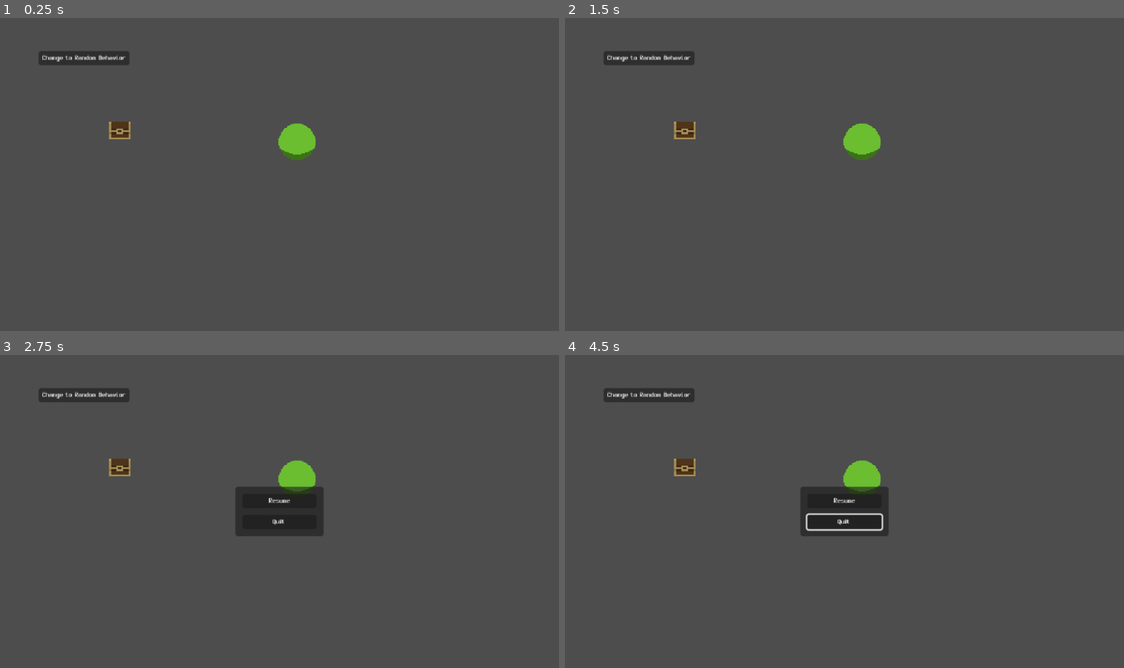
Above: before the commit, frames 1-4 (two rows, left to right).
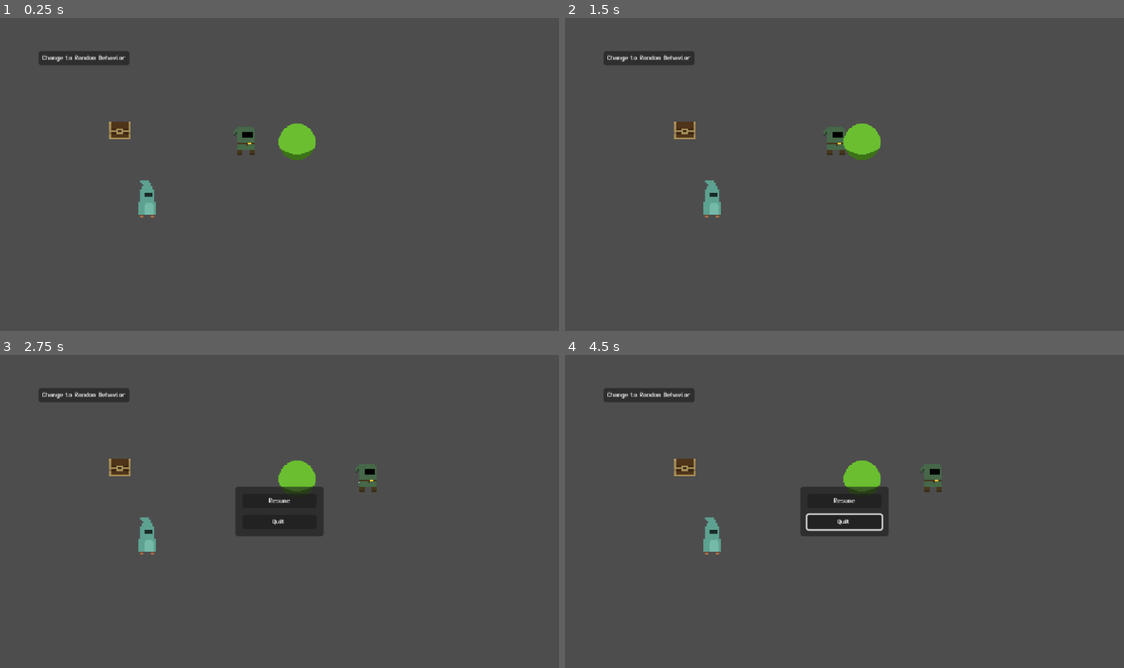
Above: after the commit, the same moments.

Repository: refrka/123Rpg
Game: Godot game, scene res://game_root.tscn
Two runs of this game, one before a commit and one after it. Both use one fixed random seed, a clock stepped at 60 frames per second and the inputs below.
Inputs (mouse positions are in pixels of both pictures, inside the frame that each line leads up to):
- Up to frame 1 (0.25 s): no input
- Up to frame 2 (1.5 s): click "Change to Random Behavior" at 0.5 s; tap Enter at 1.25 s; move the mouse to (967, 158) at 1.27 s; press the mouse at (967, 158) at 1.28 s; hold D (move_right) from 1.28 s (still down)
- Up to frame 3 (2.75 s): move the mouse to (167, 527) at 2.02 s; release D (move_right) at 2.03 s; release the mouse at (167, 527) at 2.03 s; hold Escape (back) from 2.03 s (still down); click (167, 527) at 2.1 s
- Up to frame 4 (4.5 s): release Escape (back) at 2.75 s; click "Resume" at 2.75 s; tap Space at 3.5 s; move the mouse to (900, 442) at 3.52 s; hold D (move_right) 3.53-4.28 s; hold E (interact) 3.53-4.28 s; click (900, 442) at 3.8 s; tap Enter at 4.25 s; move the mouse to (816, 574) at 4.27 s; hold W (move_up) from 4.28 s (still down); tap Tab (profile) at 4.35 s

The runs differ from the first frame. In frame 1, 0.5% of the frame differs, in the area x 24-46%, y 34-64%; in frame 2, 0.5%; in frame 3, 0.5%, in the area x 24-68%, y 34-64%; in frame 4, 0.5%.
Error in both runs: Attempt to call function 'get_component' in base 'null instance' on a null instance. (res://area_trigger_2.gd:43)

Commit message:
Fixing Ysort

Diff:
--- a/entity/character_node.tscn
+++ b/entity/character_node.tscn
@@ -85,7 +85,7 @@
 tracks/5/type = "value"
 tracks/5/imported = false
 tracks/5/enabled = true
-tracks/5/path = NodePath("../../../CenterMarker/CombatOrigin/CombatSpriteRemote:position")
+tracks/5/path = NodePath("../../BodyVisualRoot/CenterMarker/CombatOrigin/CombatSpriteRemote:position")
 tracks/5/interp = 1
 tracks/5/loop_wrap = true
 tracks/5/keys = {
@@ -169,14 +169,14 @@
 tracks/5/type = "value"
 tracks/5/imported = false
 tracks/5/enabled = true
-tracks/5/path = NodePath("../../../CenterMarker/CombatOrigin/CombatSpriteRemote:position")
+tracks/5/path = NodePath("../../BodyVisualRoot/CenterMarker/CombatOrigin/CombatSpriteRemote:position")
 tracks/5/interp = 1
 tracks/5/loop_wrap = true
 tracks/5/keys = {
-"times": PackedFloat32Array(0),
+"times": PackedFloat32Array(-0.00031610715),
 "transitions": PackedFloat32Array(1),
 "update": 0,
-"values": [Vector2(12, 0)]
+"values": [Vector2(14, 0)]
 }
 tracks/6/type = "value"
 tracks/6/imported = false
@@ -222,11 +222,18 @@
 
 [node name="BodySprite" type="Sprite2D" parent="VisualRoot/BodyVisualRoot" unique_id=302384902]
 
+[node name="CenterMarker" type="Marker2D" parent="VisualRoot/BodyVisualRoot" unique_id=1102797740]
+
+[node name="CombatOrigin" type="Node2D" parent="VisualRoot/BodyVisualRoot/CenterMarker" unique_id=469163336]
+
+[node name="CombatSpriteRemote" type="RemoteTransform2D" parent="VisualRoot/BodyVisualRoot/CenterMarker/CombatOrigin" unique_id=398266469]
+remote_path = NodePath("../../../../CombatVisualRoot/CombatSprite")
+
 [node name="CombatVisualRoot" type="Node2D" parent="VisualRoot" unique_id=1666789074]
 
 [node name="CombatSprite" type="Sprite2D" parent="VisualRoot/CombatVisualRoot" unique_id=1245738592]
 visible = false
-position = Vector2(12, 0)
+position = Vector2(14, 0)
 
 [node name="CombatHitbox" parent="VisualRoot/CombatVisualRoot/CombatSprite" unique_id=1741834420 instance=ExtResource("2_0rdkl")]
 
@@ -263,13 +270,6 @@
 [node name="CollisionShape2D" type="CollisionShape2D" parent="InteractionSensor" unique_id=1415403427]
 debug_color = Color(0.79, 0.42133337, 0, 0.019607844)
 
-[node name="CenterMarker" type="Marker2D" parent="." unique_id=1102797740]
-
-[node name="CombatOrigin" type="Node2D" parent="CenterMarker" unique_id=469163336]
-
-[node name="CombatSpriteRemote" type="RemoteTransform2D" parent="CenterMarker/CombatOrigin" unique_id=398266469]
-remote_path = NodePath("../../../VisualRoot/CombatVisualRoot/CombatSprite")
-
 [node name="NavigationAgent2D" type="NavigationAgent2D" parent="." unique_id=220968712]
 
 [node name="ComponentRoot" type="Node" parent="." unique_id=1298652872]
@@ -282,7 +282,7 @@
 
 [node name="CombatComponent" type="Node" parent="ComponentRoot" unique_id=320259048 node_paths=PackedStringArray("combat_origin")]
 script = ExtResource("7_22lai")
-combat_origin = NodePath("../../CenterMarker/CombatOrigin")
+combat_origin = NodePath("../../VisualRoot/BodyVisualRoot/CenterMarker/CombatOrigin")
 
 [node name="HealthComponent" type="Node" parent="ComponentRoot" unique_id=29735072]
 script = ExtResource("8_8mhx1")
--- a/entity/objects/containers/small_chest.tscn
+++ b/entity/objects/containers/small_chest.tscn
@@ -76,6 +76,7 @@
 offset_right = 20.0
 grow_horizontal = 2
 grow_vertical = 0
+mouse_filter = 2
 
 [node name="ProgressBar" type="ProgressBar" parent="Control" index="0" unique_id=374359471]
 custom_minimum_size = Vector2(40, 0)
--- a/entity/objects/resources/resource_bush.tscn
+++ b/entity/objects/resources/resource_bush.tscn
@@ -63,6 +63,7 @@
 offset_right = 20.0
 grow_horizontal = 2
 grow_vertical = 0
+mouse_filter = 2
 
 [node name="ProgressBar" type="ProgressBar" parent="Control" index="0" unique_id=1735431074]
 custom_minimum_size = Vector2(40, 0)
--- a/location/location.tscn
+++ b/location/location.tscn
@@ -3,6 +3,7 @@
 [ext_resource type="Script" uid="uid://i7oifgyecu33" path="res://location/location.gd" id="1_b5lvo"]
 [ext_resource type="PackedScene" uid="uid://d3v01cnw30pli" path="res://player/player.tscn" id="2_tm4m8"]
 [ext_resource type="PackedScene" uid="uid://oqlfj2v8q7sm" path="res://entity/objects/resources/resource_bush.tscn" id="5_jbmeb"]
+[ext_resource type="PackedScene" uid="uid://ct6b4i5lfxh4m" path="res://entity/characters/enemies/apprentice.tscn" id="6_0na8r"]
 [ext_resource type="PackedScene" uid="uid://t81hf3p6dau5" path="res://entity/objects/containers/small_chest.tscn" id="6_jbmeb"]
 
 [sub_resource type="NavigationPolygon" id="NavigationPolygon_me77t"]
@@ -25,6 +26,10 @@
 position = Vector2(139, 140)
 
 [node name="Player" parent="YSortRoot" unique_id=1179065956 instance=ExtResource("2_tm4m8")]
+position = Vector2(282, 158)
+
+[node name="Apprentice" parent="YSortRoot" unique_id=639976193 instance=ExtResource("6_0na8r")]
+position = Vector2(170, 229)
 
 [node name="TileMapLayer" type="TileMapLayer" parent="." unique_id=1121169985]
 
--- a/player/player.tscn
+++ b/player/player.tscn
@@ -70,12 +70,20 @@
 [node name="BodySprite" parent="VisualRoot/BodyVisualRoot" parent_id_path=PackedInt32Array(312874977) index="1" unique_id=302384902]
 position = Vector2(0, -18)
 
-[node name="CombatVisualRoot" parent="VisualRoot" parent_id_path=PackedInt32Array(1995510688) index="1" unique_id=1666789074]
+[node name="CenterMarker" parent="VisualRoot/BodyVisualRoot" parent_id_path=PackedInt32Array(312874977) index="2" unique_id=1102797740]
+y_sort_enabled = true
 position = Vector2(0, -14)
 
+[node name="CombatOrigin" parent="VisualRoot/BodyVisualRoot/CenterMarker" index="0" unique_id=469163336]
+y_sort_enabled = true
+rotation = -0.54105204
+
+[node name="CombatVisualRoot" parent="VisualRoot" parent_id_path=PackedInt32Array(1995510688) index="1" unique_id=1666789074]
+y_sort_enabled = true
+
 [node name="CombatSprite" parent="VisualRoot/CombatVisualRoot" index="0" unique_id=1245738592]
-position = Vector2(0, 0)
-rotation = 0.143117
+position = Vector2(10.286008, -20.180458)
+rotation = -0.54105204
 
 [node name="CombatAnimationPlayer" parent="VisualRoot/CombatVisualRoot" index="1" unique_id=23580488]
 libraries/player = SubResource("AnimationLibrary_ebec5")
@@ -98,12 +106,6 @@
 [node name="CollisionShape2D" parent="InteractionSensor" index="0" unique_id=1415403427]
 shape = SubResource("CircleShape2D_uw5eg")
 
-[node name="CenterMarker" parent="." index="5" unique_id=1102797740]
-position = Vector2(0, -14)
-
-[node name="CombatOrigin" parent="CenterMarker" index="0" unique_id=469163336]
-rotation = 0.143117
-
 [node name="InputComponent" type="Node" parent="ComponentRoot" parent_id_path=PackedInt32Array(1298652872) index="6" unique_id=1505771537]
 script = ExtResource("2_rkbax")
 
--- a/system/component/combat_component.gd
+++ b/system/component/combat_component.gd
@@ -19,6 +19,7 @@
 
 
 
+
 func _initialize(_entity: EntityNode) -> void:
 
 	super(_entity)
@@ -139,6 +140,19 @@
 	return Vector2.RIGHT
 
 
+func _get_attack_entry(index:= -1) -> AttackEntry:
+
+	if index == -1:
+
+		index = current_attack_index
+
+	if !current_attack_config or current_attack_config.attack_set.size() - 1 < index:
+
+		return null
+
+	return current_attack_config.attack_set[index]
+
+
 
 
 func _is_in_combat() -> bool:
